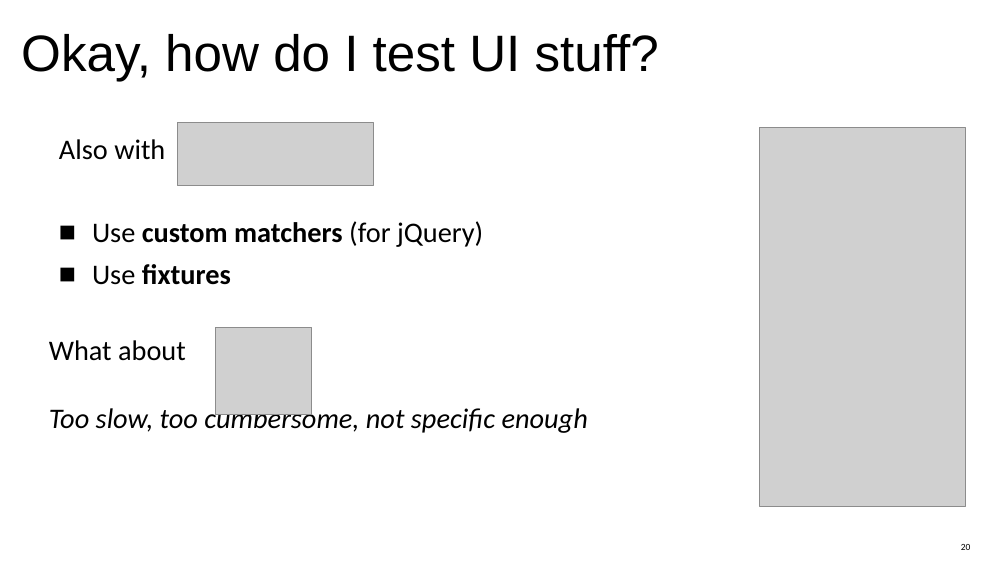
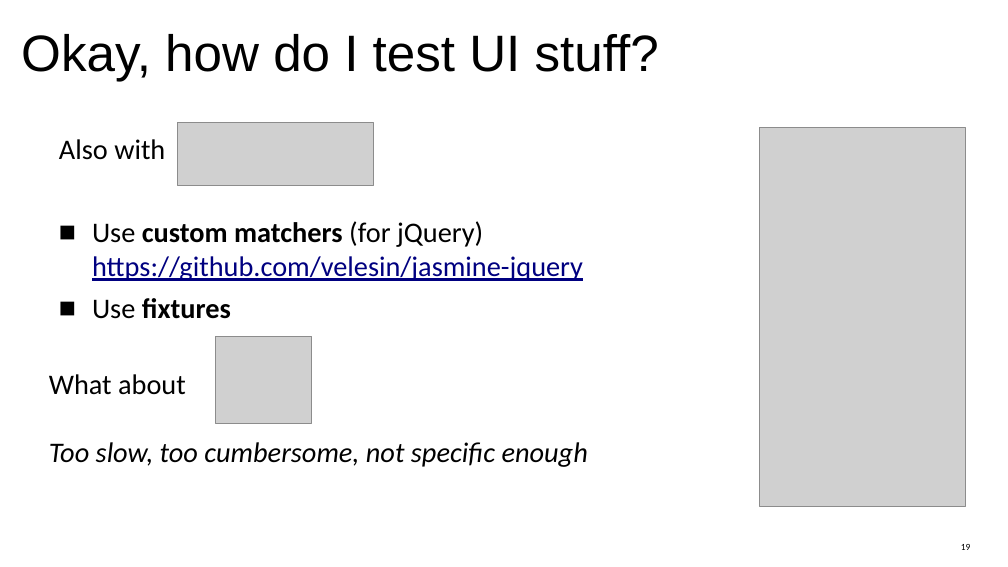
Before and after one commit to jefklak/jstesting-integration, a slide deck: slide 19 of presentation_final.odp (slide 20 before the commit). Drawn at 1008x567 pixels with LibreOffice and Linux fonts; fonts in the diff are those of the drawing; grey boxes stand for pictures; background and template pictures are left out. Boxes give left, top, right and bottom in pixels: in the first picture for what was removed or moved away, otherwise in the second. Text is boxed around its words. In the diff, an @@ line names an element or a change of style, - is before the commit and + after.

```diff
--- a/presentation_final.odp
+++ b/presentation_final.odp
@@ text at box(92, 221, 583, 281): text changed; text colour #000000 to #000080 @@
-■ Use custom matchers (for jQuery)
+■ Use custom matchers (for jQuery)
+  https://github.com/velesin/jasmine-jquery
@@ picture: place and size @@
-picture at box(215, 327, 312, 414)
+picture at box(215, 336, 312, 423)
@@ page number at box(961, 544, 971, 550): text changed @@
-20
+19
```
Also in this commit, not shown: 9 other slides changed, 1 slide removed.
